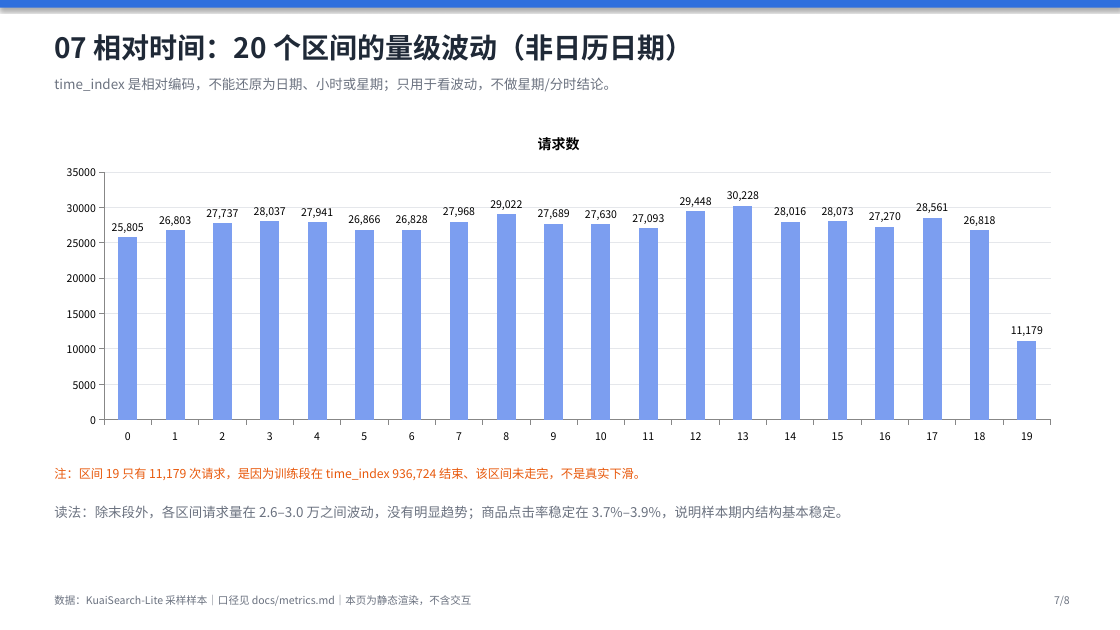
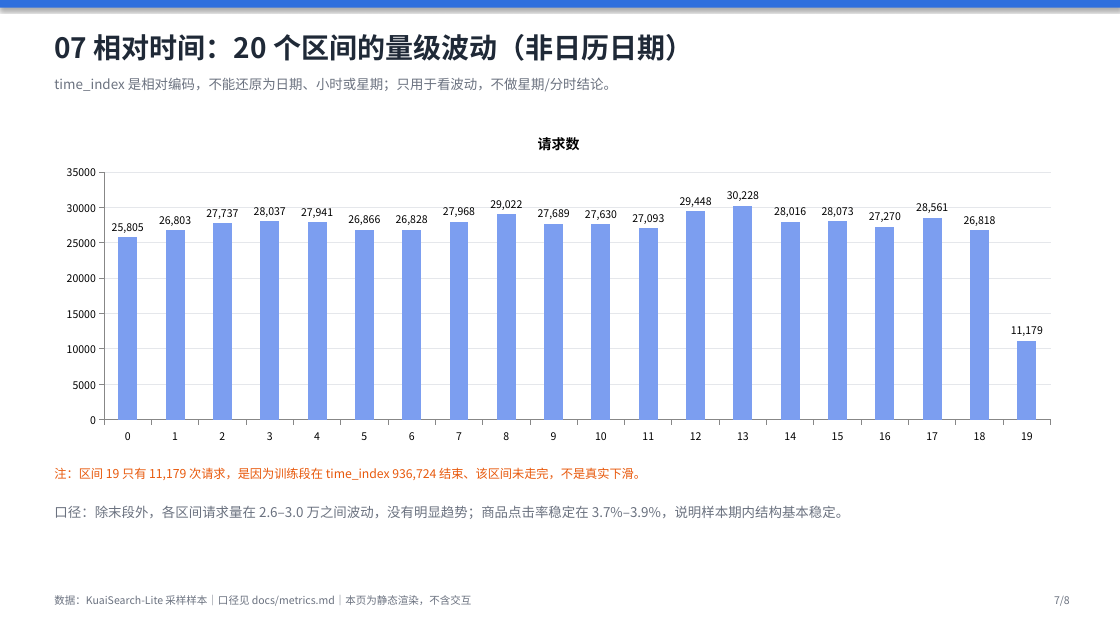
Before and after one commit to wsirui512-ops/kuaisearch-search-ops, a slide deck: slide 7 of dashboards/静态看板.pptx. Drawn at 1120x630 pixels with LibreOffice and Linux fonts; fonts in the diff are those of the drawing. Boxes give left, top, right and bottom in pixels: in the first picture for what was removed or moved away, otherwise in the second. Text is boxed around its words. In the diff, an @@ line names an element or a change of style, - is before the commit and + after.

```diff
--- a/dashboards/静态看板.pptx
+++ b/dashboards/静态看板.pptx
@@ text at [54, 506, 849, 519]: text changed @@
-读法：除末段外，各区间请求量在 2.6–3.0 万之间波动，没有明显趋势；商品点击率稳定在 3.7%–3.9%，说明样本期内结构基本稳定。
+口径：除末段外，各区间请求量在 2.6–3.0 万之间波动，没有明显趋势；商品点击率稳定在 3.7%–3.9%，说明样本期内结构基本稳定。
```
Also in this commit, not shown: 3 other slides changed, 8 other files.
